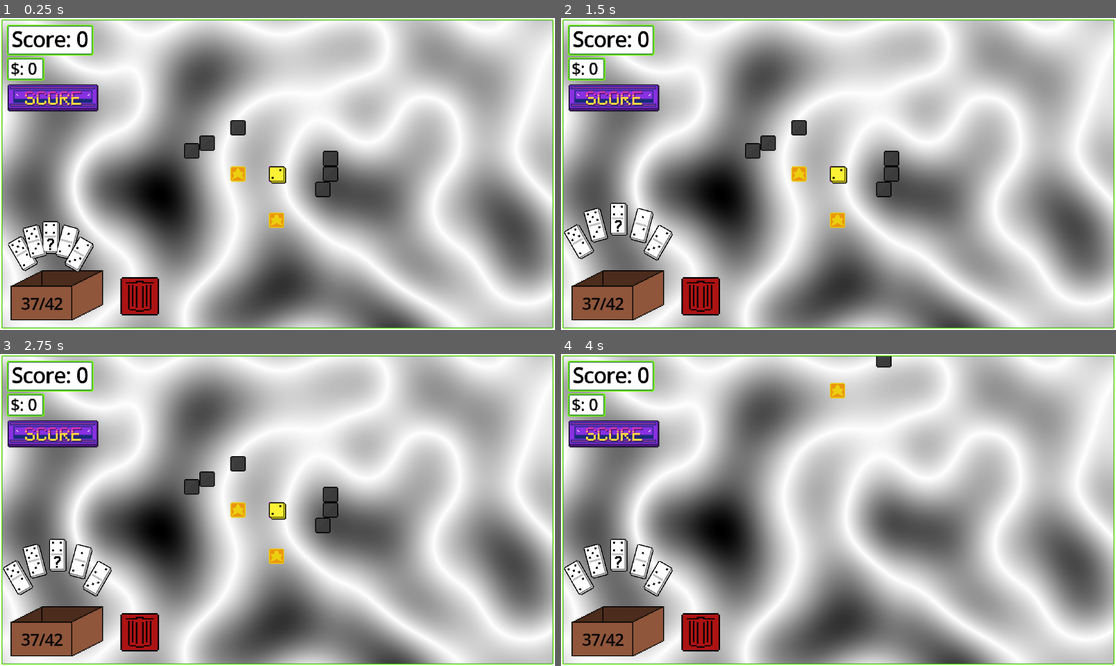
Above: before the commit, frames 1-4 (two rows, left to right).
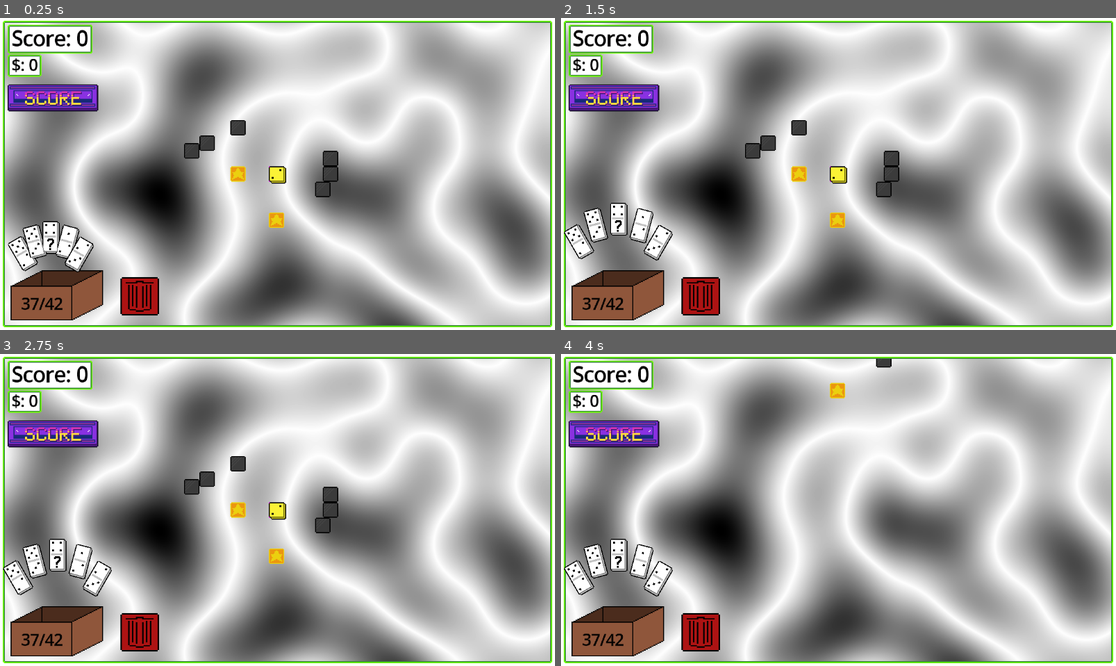
Above: after the commit, the same moments.

Repository: Ghoose1/GFPGame
Game: Godot game, scene res://scenes/scene.tscn
Same seed, same stepped clock (60 frames per second), same inputs: the game is played once before the commit and once after it.
Inputs (mouse positions are in pixels of both pictures, inside the frame that each line leads up to):
- Up to frame 1 (0.25 s): no input
- Up to frame 2 (1.5 s): click (616, 99) at 0.5 s; click (616, 99) at 1.25 s
- Up to frame 3 (2.75 s): click (55, 435) at 2 s
- Up to frame 4 (4 s): tap Enter at 2.75 s; move the mouse to (960, 494) at 2.77 s; hold S (Camera_Down) 2.78-3.5 s; click (960, 494) at 2.92 s; drag from (727, 525) to (810, 572) at 3.52 s

The runs differ from the first frame. In frame 1, 4.4% of the frame differs, in the area x 0-100%, y 0-100%; in frame 2, 4.4%; in frame 3, 4.4%; in frame 4, 4.4%.

Commit message:
cleaned up some ui

Diff:
--- a/scenes/ui_layer.tscn
+++ b/scenes/ui_layer.tscn
@@ -4,9 +4,10 @@
 [ext_resource type="Script" uid="uid://clou8l4pvib4t" path="res://scripts/ui_label.gd" id="2_6syxi"]
 [ext_resource type="Texture2D" uid="uid://cd23figesg41m" path="res://Assets/ScreenBorder.png" id="3_6gmgv"]
 [ext_resource type="Texture2D" uid="uid://ccepl2guwbsem" path="res://Assets/DominoBox.png" id="4_6syxi"]
+[ext_resource type="Texture2D" uid="uid://xrljci5hdnyn" path="res://Assets/Score Button.png" id="4_rkduv"]
 [ext_resource type="Script" uid="uid://c6uohf2ltohcy" path="res://scripts/domino_box.gd" id="5_6gmgv"]
 [ext_resource type="Texture2D" uid="uid://baxfgaeh3dikk" path="res://Assets/Discard.png" id="5_qey6e"]
-[ext_resource type="Script" path="res://scenes/ui_layer.gd" id="6_ui_layer"]
+[ext_resource type="Script" uid="uid://bbbt7axfch5ec" path="res://scenes/ui_layer.gd" id="6_ui_layer"]
 
 [node name="UILayer" type="CanvasLayer" unique_id=1594262151]
 script = ExtResource("6_ui_layer")
@@ -26,54 +27,69 @@
 scale = Vector2(2, 2)
 mouse_filter = 2
 
-[node name="ScoreRect" type="NinePatchRect" parent="Container/Control" unique_id=102377733]
-texture_filter = 1
+[node name="ScoreLabel" type="Label" parent="Container/Control" unique_id=2142107619]
 layout_mode = 0
-offset_left = 7.0
+offset_left = 12.0
 offset_top = 7.0
-offset_right = 97.0
-offset_bottom = 39.0
-texture = ExtResource("1_6av8n")
-patch_margin_left = 16
-patch_margin_top = 16
-patch_margin_right = 16
-patch_margin_bottom = 16
-
-[node name="ScoreLabel" type="Label" parent="Container/Control/ScoreRect" unique_id=2142107619]
-layout_mode = 0
-offset_left = 5.0
-offset_top = 1.0
-offset_right = 85.0
-offset_bottom = 31.0
+offset_right = 92.0
+offset_bottom = 37.0
 theme_override_colors/font_color = Color(0, 0, 0, 1)
 theme_override_font_sizes/font_size = 21
 text = "Score: 0"
 script = ExtResource("2_6syxi")
 score_text = "Score: "
 
-[node name="DollarRect" type="NinePatchRect" parent="Container/Control" unique_id=669480085]
+[node name="Rect" type="NinePatchRect" parent="Container/Control/ScoreLabel" unique_id=102377733]
+z_index = -1
 texture_filter = 1
-layout_mode = 0
-offset_left = 7.0
-offset_top = 41.0
-offset_right = 46.0
-offset_bottom = 65.0
+layout_mode = 1
+anchors_preset = -1
+anchor_right = 1.0
+anchor_bottom = 1.0
+offset_left = -4.0
+offset_right = 4.0
 texture = ExtResource("1_6av8n")
 patch_margin_left = 8
 patch_margin_top = 8
 patch_margin_right = 8
 patch_margin_bottom = 8
 
-[node name="DollarLabel" type="Label" parent="Container/Control/DollarRect" unique_id=1760419251]
+[node name="DollarLabel" type="Label" parent="Container/Control" unique_id=1760419251]
 layout_mode = 0
-offset_left = 4.0
-offset_top = 1.0
-offset_right = 44.0
-offset_bottom = 24.0
+offset_left = 12.0
+offset_top = 37.5
+offset_right = 39.0
+offset_bottom = 60.5
 theme_override_colors/font_color = Color(0, 0, 0, 1)
+theme_override_font_sizes/font_size = 16
 text = "$: 0"
 script = ExtResource("2_6syxi")
 score_text = "$: "
+
+[node name="Rect" type="NinePatchRect" parent="Container/Control/DollarLabel" unique_id=783885820]
+z_index = -1
+texture_filter = 1
+layout_mode = 1
+anchors_preset = -1
+anchor_right = 1.0
+anchor_bottom = 1.0
+offset_left = -4.0
+offset_right = 4.0
+grow_vertical = 2
+texture = ExtResource("1_6av8n")
+patch_margin_left = 8
+patch_margin_top = 8
+patch_margin_right = 8
+patch_margin_bottom = 8
+
+[node name="ScoreButton" type="TextureButton" parent="Container/Control" unique_id=1643414920]
+texture_filter = 1
+layout_mode = 0
+offset_left = 7.0
+offset_top = 59.5
+offset_right = 103.0
+offset_bottom = 91.5
+texture_normal = ExtResource("4_rkduv")
 
 [node name="BoxParent" type="Control" parent="Container" unique_id=680631881]
 layout_mode = 1
@@ -113,12 +129,12 @@
 
 [node name="NinePatchRect" type="NinePatchRect" parent="." unique_id=1616721177]
 texture_filter = 1
-anchors_preset = 15
-anchor_right = 1.0
-anchor_bottom = 1.0
+anchors_preset = -1
+anchor_right = 0.5
+anchor_bottom = 0.5
 grow_horizontal = 2
 grow_vertical = 2
-mouse_filter = 2
+scale = Vector2(2, 2)
 texture = ExtResource("3_6gmgv")
 patch_margin_left = 16
 patch_margin_top = 16
